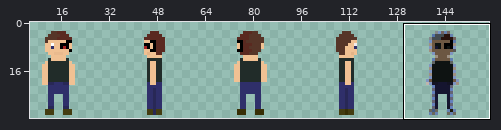
File history of a sprite sheet, assets/characters/player-invisible-game.png. The picture above shows the old version from afar; the outline marks the close-up.
Close-up. As it was:
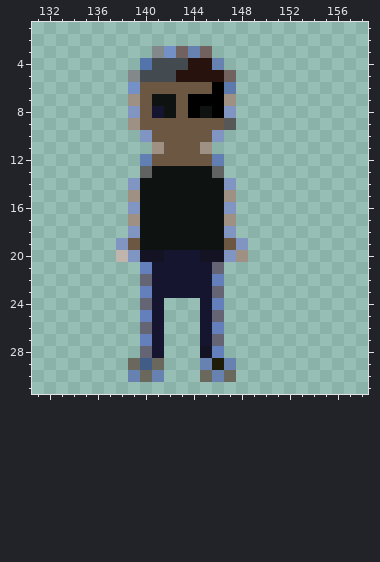
The file is 160x32 pixels. Colours within 5 levels of each other are drawn and written as one. Shown: x 131..158, y 1..31. The wide view leaves out empty margins. The commit also changed other parts of the picture, which this record leaves out.
After:
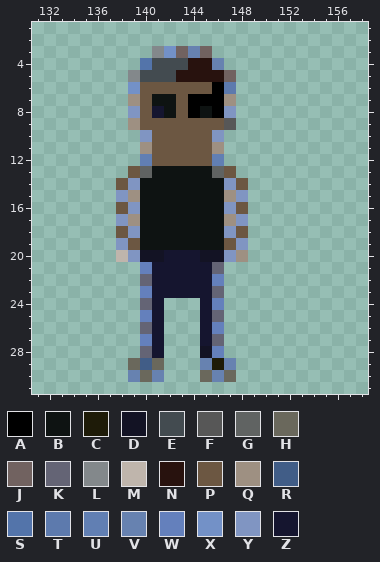
Palette (. is transparent): A #000000  B #0e1312  C #1e1b08  D #131324  E #434b50  F #575757  G #606362  H #6a685c  J #716260  K #646475  L #83888b  M #bfb5ac  N #28120e  P #6c5742  Q #9e9082  R #415d87  S #5374aa  T #5d7aad  U #617fb3  V #6782b0  W #6480bc  X #7391c7  Y #8095c2  Z #15152f
The edit:
@@ x 136..150 @@
 10 ....YPPPPPY....
-11 .....QPPPQ.....
+11 ....QPPPPPQ....
 12 ....UPPPPPU....
-13 ....GBBBBBG....
-14 ...YBBBBBBBY...
-15 ...QBBBBBBBQ...
-16 ...YBBBBBBBY...
-17 ...QBBBBBBBQ...
-18 ...YBBBBBBBY...
+13 ...PGBBBBBGP...
+14 ..PYBBBBBBBYP..
+15 ..YQBBBBBBBQY..
+16 ..PYBBBBBBBYP..
+17 ..YQBBBBBBBQY..
+18 ..PYBBBBBBBYP..
 19 ..YPBBBBBBBPY..
